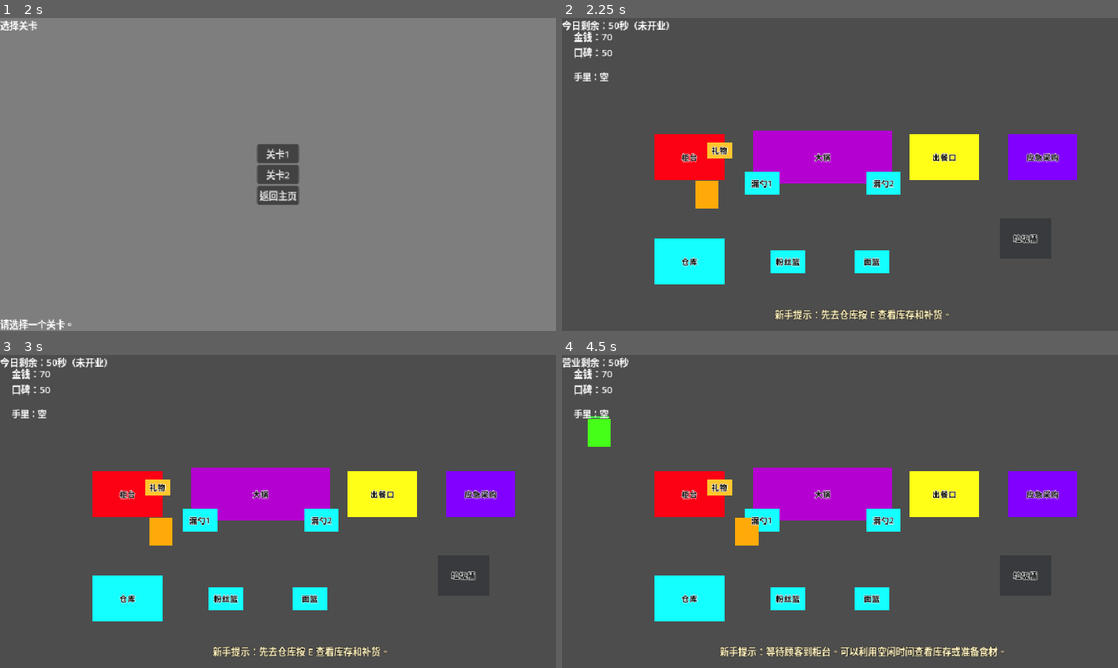
Above: before the commit, frames 1-4 (two rows, left to right).
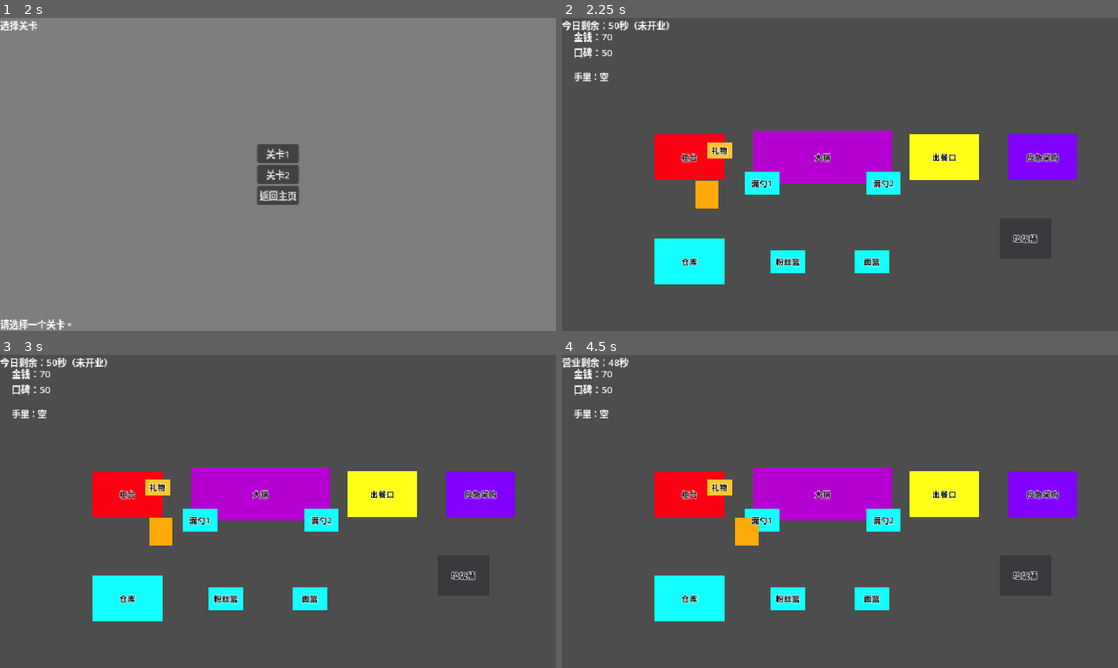
Above: after the commit, the same moments.

Repository: lcy2333orz-crypto/midemalatang
Game: Godot game, scene res://scenes/menus/title_menu.tscn
Two runs of this game, one before a commit and one after it. Both use one fixed random seed, a clock stepped at 60 frames per second and the inputs below.
Inputs (mouse positions are in pixels of both pictures, inside the frame that each line leads up to):
- Up to frame 1 (2 s): click "开始游戏" at 0.5 s; click "进入选关" at 1.25 s
- Up to frame 2 (2.25 s): click "关卡1" at 2 s
- Up to frame 3 (3 s): tap Enter at 2.75 s; move the mouse to (400, 495) at 2.77 s; hold Right (ui_right) from 2.78 s (still down); hold E (interact) from 2.78 s (still down); click (400, 495) at 2.92 s
- Up to frame 4 (4.5 s): release Right (ui_right) at 3.5 s; release E (interact) at 3.5 s; tap Space at 3.5 s; drag from (728, 527) to (823, 492) at 3.52 s; move the mouse to (895, 442) at 4.27 s; hold Right (ui_right) from 4.28 s (still down); hold T (toggle_business) from 4.28 s (still down)

Frame 1 is identical in both runs. In frame 2, 0.6% of the frame differs, in the area x 38-70%, y 93-97%; in frame 3, 0.6%; in frame 4, 1.4%, in the area x 4-80%, y 1-97%.

Commit message:
拆分新手教程

Diff:
--- a/autoload/run_setup_data.gd
+++ b/autoload/run_setup_data.gd
@@ -7,6 +7,10 @@
 const RunConfigStateScript = preload("res://gameplay/models/run_config_state.gd")
 const RunDayEventStateScript = preload("res://gameplay/models/run_day_event_state.gd")
 
+const RUN_MODE_TUTORIAL: String = "tutorial"
+const RUN_MODE_NORMAL: String = "normal"
+
+var run_mode: String = RUN_MODE_NORMAL
 var selected_stage_id: String = ""
 var selected_difficulty_days: int = 7
 
@@ -285,6 +289,7 @@
 	_ensure_echo_state()
 	_ensure_settlement_state()
 	_ensure_runtime_state()
+	run_mode = RUN_MODE_NORMAL
 	selected_stage_id = ""
 	selected_difficulty_days = 7
 
@@ -334,15 +339,47 @@
 
 func setup_stage_run(stage_id: String, difficulty_days: int = 7) -> void:
 	_ensure_config_state()
-	config_state.setup_stage_run(stage_id, difficulty_days)
+	config_state.setup_stage_run(stage_id, difficulty_days, RUN_MODE_NORMAL)
+
+
+func setup_tutorial_run(stage_id: String = "stage_1", difficulty_days: int = 3) -> void:
+	_ensure_config_state()
+	config_state.setup_stage_run(stage_id, difficulty_days, RUN_MODE_TUTORIAL)
+
+
+func set_run_mode(mode: String) -> void:
+	if mode == RUN_MODE_TUTORIAL:
+		run_mode = RUN_MODE_TUTORIAL
+	else:
+		run_mode = RUN_MODE_NORMAL
+
+
+func is_tutorial_mode() -> bool:
+	return run_mode == RUN_MODE_TUTORIAL
+
+
+func is_normal_mode() -> bool:
+	return run_mode == RUN_MODE_NORMAL
+
+
+func is_tutorial_day_1() -> bool:
+	return is_tutorial_mode() and current_day_in_run == 1
+
+
+func is_tutorial_day_2() -> bool:
+	return is_tutorial_mode() and current_day_in_run == 2
+
+
+func is_tutorial_day_3() -> bool:
+	return is_tutorial_mode() and current_day_in_run == 3
 
 
 func is_tutorial_day() -> bool:
-	return selected_stage_id == "stage_1" and current_day_in_run == 1
+	return is_tutorial_day_1()
 
 
 func is_special_customer_tutorial_day() -> bool:
-	return selected_stage_id == "stage_1" and current_day_in_run == 2
+	return is_tutorial_day_2()
 
 
 func _apply_default_station_layout() -> void:
--- a/gameplay/models/run_config_state.gd
+++ b/gameplay/models/run_config_state.gd
@@ -27,11 +27,17 @@
 	if typeof(owner.supplier_base_prices) != TYPE_DICTIONARY:
 		warnings.append("RunConfigState: supplier_base_prices is not a Dictionary.")
 
+	if typeof(owner.run_mode) != TYPE_STRING:
+		warnings.append("RunConfigState: run_mode is not a String.")
+	elif not [owner.RUN_MODE_TUTORIAL, owner.RUN_MODE_NORMAL].has(owner.run_mode):
+		warnings.append("RunConfigState: run_mode is invalid: %s." % owner.run_mode)
+
 	return warnings
 
 
-func setup_stage_run(stage_id: String, difficulty_days: int = 7) -> void:
+func setup_stage_run(stage_id: String, difficulty_days: int = 7, mode: String = "normal") -> void:
 	owner.reset_run_setup()
+	owner.set_run_mode(mode)
 	owner.selected_stage_id = stage_id
 	owner.selected_difficulty_days = difficulty_days
 	owner.current_day_in_run = 1
--- a/gameplay/models/run_day_event_state.gd
+++ b/gameplay/models/run_day_event_state.gd
@@ -28,7 +28,7 @@
 
 
 func setup_daily_special_customer_plan() -> void:
-	if owner != null and owner.has_method("is_tutorial_day") and owner.is_tutorial_day():
+	if owner != null and owner.has_method("is_tutorial_day_1") and owner.is_tutorial_day_1():
 		owner.current_day_special_spawn_plan = []
 		print("Tutorial day: special customer plan disabled.")
 		return
--- a/gameplay/systems/customer_queue_system.gd
+++ b/gameplay/systems/customer_queue_system.gd
@@ -82,7 +82,7 @@
 
 	print("start spawning customers after opening...")
 
-	if RunSetupData.is_tutorial_day():
+	if RunSetupData.is_tutorial_day_1():
 		if manager.queued_customers.is_empty():
 			print("Tutorial day: spawning first customer only.")
 			spawn_customer()
@@ -163,7 +163,7 @@
 	if customer == null or not is_instance_valid(customer):
 		return
 
-	if not RunSetupData.is_tutorial_day():
+	if not RunSetupData.is_tutorial_day_1():
 		return
 
 	if CustomerOrderState.is_special_customer(customer):
@@ -298,13 +298,13 @@
 
 
 func is_tutorial_intro_spawn_locked() -> bool:
-	return RunSetupData.is_tutorial_day() \
+	return RunSetupData.is_tutorial_day_1() \
 	and manager.gameplay_hud_system != null \
 	and manager.gameplay_hud_system.tutorial_delivered_count < 2
 
 
 func on_tutorial_order_delivered() -> void:
-	if not RunSetupData.is_tutorial_day():
+	if not RunSetupData.is_tutorial_day_1():
 		return
 
 	if manager.gameplay_hud_system == null:
--- a/gameplay/systems/gameplay_hud_system.gd
+++ b/gameplay/systems/gameplay_hud_system.gd
@@ -91,21 +91,21 @@
 	special_tutorial_echo_left = false
 	special_tutorial_echo_checked = false
 
-	if RunSetupData.is_tutorial_day():
+	if RunSetupData.is_tutorial_day_1():
 		tutorial_stage = TUTORIAL_STAGE_CHECK_STORAGE
 	else:
 		tutorial_stage = TUTORIAL_STAGE_OFF
 
 
 func notify_order_revealed(_customer: Node) -> void:
-	if not RunSetupData.is_tutorial_day():
+	if not RunSetupData.is_tutorial_day_1():
 		return
 
 	advance_tutorial_stage(TUTORIAL_STAGE_TAKE_PAYMENT)
 
 
 func notify_checkout_completed(_customer: Node) -> void:
-	if not RunSetupData.is_tutorial_day():
+	if not RunSetupData.is_tutorial_day_1():
 		return
 
 	tutorial_checkout_count += 1
@@ -117,7 +117,7 @@
 
 
 func notify_order_delivered(_customer: Node) -> void:
-	if not RunSetupData.is_tutorial_day():
+	if not RunSetupData.is_tutorial_day_1():
 		return
 
 	tutorial_delivered_count += 1
@@ -129,7 +129,7 @@
 
 
 func notify_order_ready_for_delivery(_customer: Node) -> void:
-	if not RunSetupData.is_tutorial_day():
+	if not RunSetupData.is_tutorial_day_1():
 		return
 
 	if tutorial_delivered_count == 0:
@@ -139,14 +139,14 @@
 
 
 func notify_auto_closed_by_timer() -> void:
-	if not RunSetupData.is_tutorial_day():
+	if not RunSetupData.is_tutorial_day_1():
 		return
 
 	advance_tutorial_stage(TUTORIAL_STAGE_AUTO_CLOSED_CLEANUP)
 
 
 func notify_tutorial_emergency_purchase_completed(_customer: Node) -> void:
-	if not RunSetupData.is_tutorial_day():
+	if not RunSetupData.is_tutorial_day_1():
 		return
 
 	if tutorial_checkout_count >= 2 and tutorial_delivered_count == 1:
@@ -169,11 +169,11 @@
 
 
 func is_tutorial_timer_paused() -> bool:
-	return RunSetupData.is_tutorial_day() and tutorial_delivered_count < 2
+	return RunSetupData.is_tutorial_day_1() and tutorial_delivered_count < 2
 
 
 func advance_tutorial_stage_from_state() -> void:
-	if not RunSetupData.is_tutorial_day():
+	if not RunSetupData.is_tutorial_day_1():
 		tutorial_stage = TUTORIAL_STAGE_OFF
 		return
 
@@ -360,7 +360,7 @@
 	print("Cooked stock text: ", cooked_text)
 	print("Raw / staple stock text: ", raw_and_staple_text)
 
-	if RunSetupData.is_tutorial_day():
+	if RunSetupData.is_tutorial_day_1():
 		tutorial_has_seen_storage = true
 		if tutorial_stage == TUTORIAL_STAGE_CHECK_STORAGE:
 			advance_tutorial_stage(TUTORIAL_STAGE_OPEN_BUSINESS)
@@ -401,7 +401,7 @@
 
 
 func _get_tutorial_hint_text() -> String:
-	if RunSetupData.is_tutorial_day():
+	if RunSetupData.is_tutorial_day_1():
 		return _get_first_day_tutorial_hint_text()
 
 	if RunSetupData.is_special_customer_tutorial_day():
--- a/gameplay/systems/supplier_system.gd
+++ b/gameplay/systems/supplier_system.gd
@@ -136,11 +136,11 @@
 
 
 func is_item_blocked_by_tutorial(item_id: String) -> bool:
-	return RunSetupData.is_tutorial_day() and item_id == "noodle"
+	return RunSetupData.is_tutorial_day_1() and item_id == "noodle"
 
 
 func is_order_blocked_by_tutorial(item_id: String, amount: int) -> bool:
-	if not RunSetupData.is_tutorial_day():
+	if not RunSetupData.is_tutorial_day_1():
 		return false
 
 	if is_item_blocked_by_tutorial(item_id):
@@ -177,7 +177,7 @@
 
 
 func are_tutorial_required_supplies_ordered() -> bool:
-	if not RunSetupData.is_tutorial_day():
+	if not RunSetupData.is_tutorial_day_1():
 		return true
 
 	for item_id in get_tutorial_required_supply_item_ids():
@@ -188,7 +188,7 @@
 
 
 func are_tutorial_required_supplies_delivered() -> bool:
-	if not RunSetupData.is_tutorial_day():
+	if not RunSetupData.is_tutorial_day_1():
 		return true
 
 	for item_id in get_tutorial_required_supply_item_ids():
--- a/scenes/settlement/settlement_result.gd
+++ b/scenes/settlement/settlement_result.gd
@@ -1415,7 +1415,7 @@
 
 	if night_tutorial_label != null:
 
-		night_tutorial_label.visible = RunSetupData.is_tutorial_day()
+		night_tutorial_label.visible = RunSetupData.is_tutorial_day_1()
 
 		night_tutorial_label.text = TextDB.get_text("UI_TUTORIAL_NIGHT_CHOICE")
 
--- a/scenes/ui/supplier_order_panel_controller.gd
+++ b/scenes/ui/supplier_order_panel_controller.gd
@@ -98,7 +98,7 @@
 		lines.append(TextDB.get_text("UI_SUPPLIER_MONEY") % manager.money)
 		lines.append(TextDB.get_text("UI_SUPPLIER_RAW_STOCK") % manager.inventory_system.get_raw_stock_text())
 		lines.append(TextDB.get_text("UI_SUPPLIER_STAPLE_STOCK") % manager.inventory_system.get_staple_stock_text())
-		if RunSetupData.is_tutorial_day():
+		if RunSetupData.is_tutorial_day_1():
 			lines.append(TextDB.get_text("UI_SUPPLIER_NOODLE_TUTORIAL_LOCKED"))
 			lines.append(get_tutorial_supplier_status_text())
 
--- a/tools/smoke_test.gd
+++ b/tools/smoke_test.gd
@@ -12,6 +12,10 @@
 
 	RunSetupData.reset_run_setup()
 	RunSetupData.setup_stage_run("stage_1", 2)
+	_run_normal_run_mode_checks()
+	if not failures.is_empty():
+		_finish()
+		return
 	_pass("stage setup")
 
 	var scene_resource = load("res://scenes/gameplay/main.tscn")
@@ -33,6 +37,10 @@
 
 	if not manager.debug_validate_runtime():
 		_fail("startup", "GameManager runtime validation failed")
+		_finish()
+		return
+	if manager.supplier_system.is_order_blocked_by_tutorial("noodle", 10):
+		_fail("normal mode", "Stage 1 normal run should not block noodle supplier orders")
 		_finish()
 		return
 	_pass("startup")
@@ -89,7 +97,71 @@
 	RunSetupData.set_day_summary(day_summary)
 	RunSetupData.set_run_summary(run_summary)
 	_pass("settlement summaries")
+
+	_run_tutorial_run_mode_checks(manager)
+	if not failures.is_empty():
+		_finish()
+		return
+
 	_finish()
+
+
+func _run_normal_run_mode_checks() -> void:
+	if not RunSetupData.is_normal_mode():
+		_fail("normal run mode", "stage setup did not set normal mode")
+		return
+
+	if RunSetupData.is_tutorial_mode():
+		_fail("normal run mode", "stage setup unexpectedly set tutorial mode")
+		return
+
+	if RunSetupData.is_tutorial_day_1():
+		_fail("normal run mode", "Stage 1 Day 1 normal run was treated as tutorial Day 1")
+		return
+
+	if RunSetupData.is_special_customer_tutorial_day():
+		_fail("normal run mode", "Stage 1 normal run was treated as special customer tutorial")
+
+
+func _run_tutorial_run_mode_checks(manager: Node) -> void:
+	RunSetupData.setup_tutorial_run("stage_1", 3)
+
+	if not RunSetupData.is_tutorial_mode():
+		_fail("tutorial run mode", "tutorial setup did not set tutorial mode")
+		return
+
+	if not RunSetupData.is_tutorial_day_1():
+		_fail("tutorial run mode", "tutorial setup did not start on tutorial Day 1")
+		return
+
+	if not manager.supplier_system.is_order_blocked_by_tutorial("noodle", 10):
+		_fail("tutorial supplier lock", "tutorial Day 1 should block regular noodle supplier orders")
+		return
+
+	manager.customer_queue_system.clear_day_state()
+	var first_customer: Node = _make_customer(manager, {}, "none")
+	manager.customer_queue_system.apply_tutorial_order_to_normal_customer(first_customer)
+	if first_customer.has_method("get_main_food_id") and str(first_customer.get_main_food_id()) != "glass_noodle":
+		_fail("tutorial forced order", "first tutorial customer should be forced to glass noodles")
+		return
+
+	var second_customer: Node = _make_customer(manager, {}, "none")
+	manager.customer_queue_system.apply_tutorial_order_to_normal_customer(second_customer)
+	if second_customer.has_method("get_main_food_id") and str(second_customer.get_main_food_id()) != "noodle":
+		_fail("tutorial forced order", "second tutorial customer should be forced to noodles")
+		return
+
+	RunSetupData.current_day_in_run = 2
+	if not RunSetupData.is_special_customer_tutorial_day():
+		_fail("tutorial Day 2", "tutorial Day 2 should be the special customer tutorial day")
+		return
+
+	RunSetupData.current_day_in_run = 3
+	if not RunSetupData.is_tutorial_day_3():
+		_fail("tutorial Day 3", "tutorial Day 3 helper did not return true")
+		return
+
+	_pass("tutorial run mode")
 
 
 func _run_order_flow(manager: Node) -> void:
@@ -133,10 +205,13 @@
 func _run_restock_flow(manager: Node) -> void:
 	var before_supplier_stock: int = int(manager.raw_stock.get("potato_slice", 0))
 	var was_open_for_business: bool = manager.is_open_for_business
+	var had_opened_for_business_today: bool = manager.has_opened_for_business_today
 	manager.is_open_for_business = false
+	manager.has_opened_for_business_today = false
 	manager.supplier_system.place_order("potato_slice", 1)
 	manager.supplier_system.update(999.0)
 	manager.is_open_for_business = was_open_for_business
+	manager.has_opened_for_business_today = had_opened_for_business_today
 	if int(manager.raw_stock.get("potato_slice", 0)) <= before_supplier_stock:
 		_fail("supplier restock", "supplier order did not increase stock")
 		return
